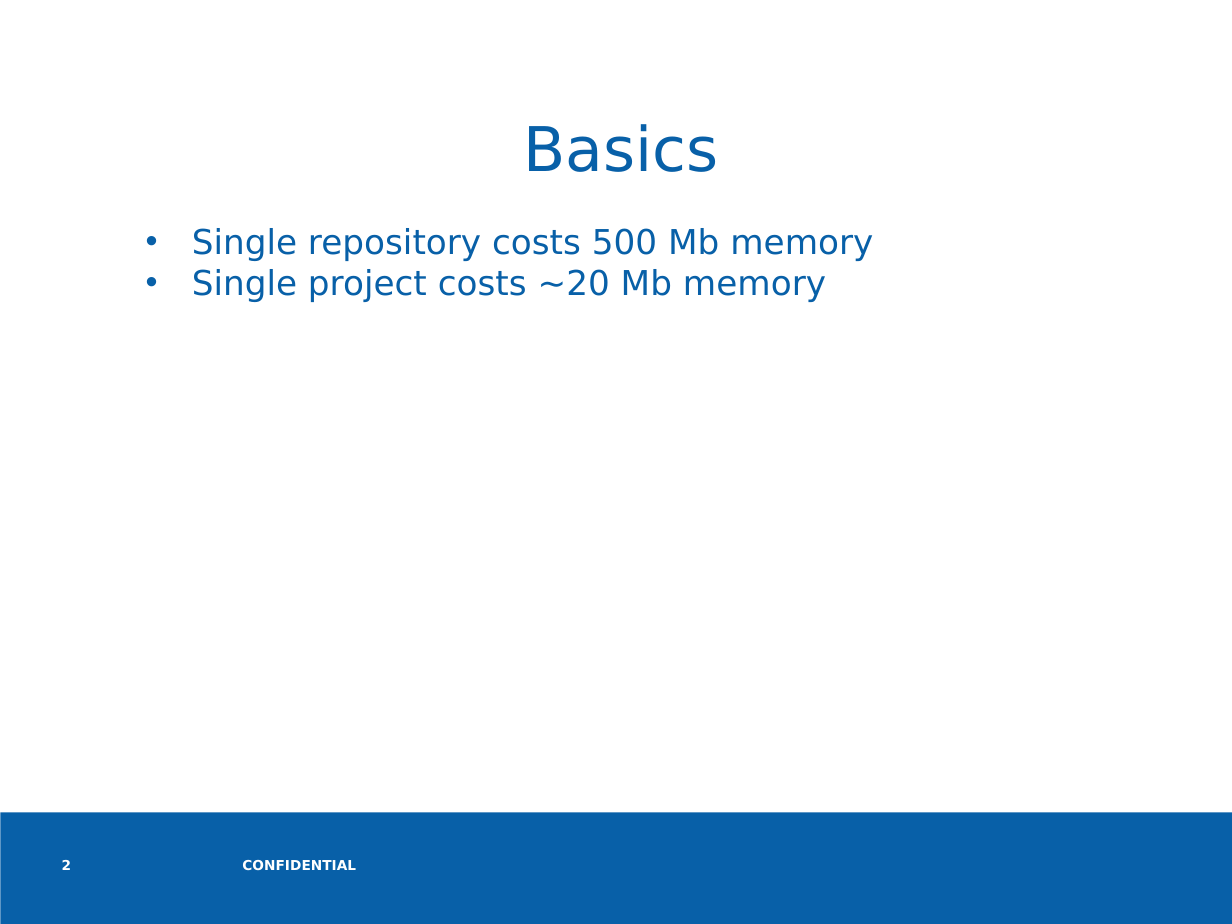
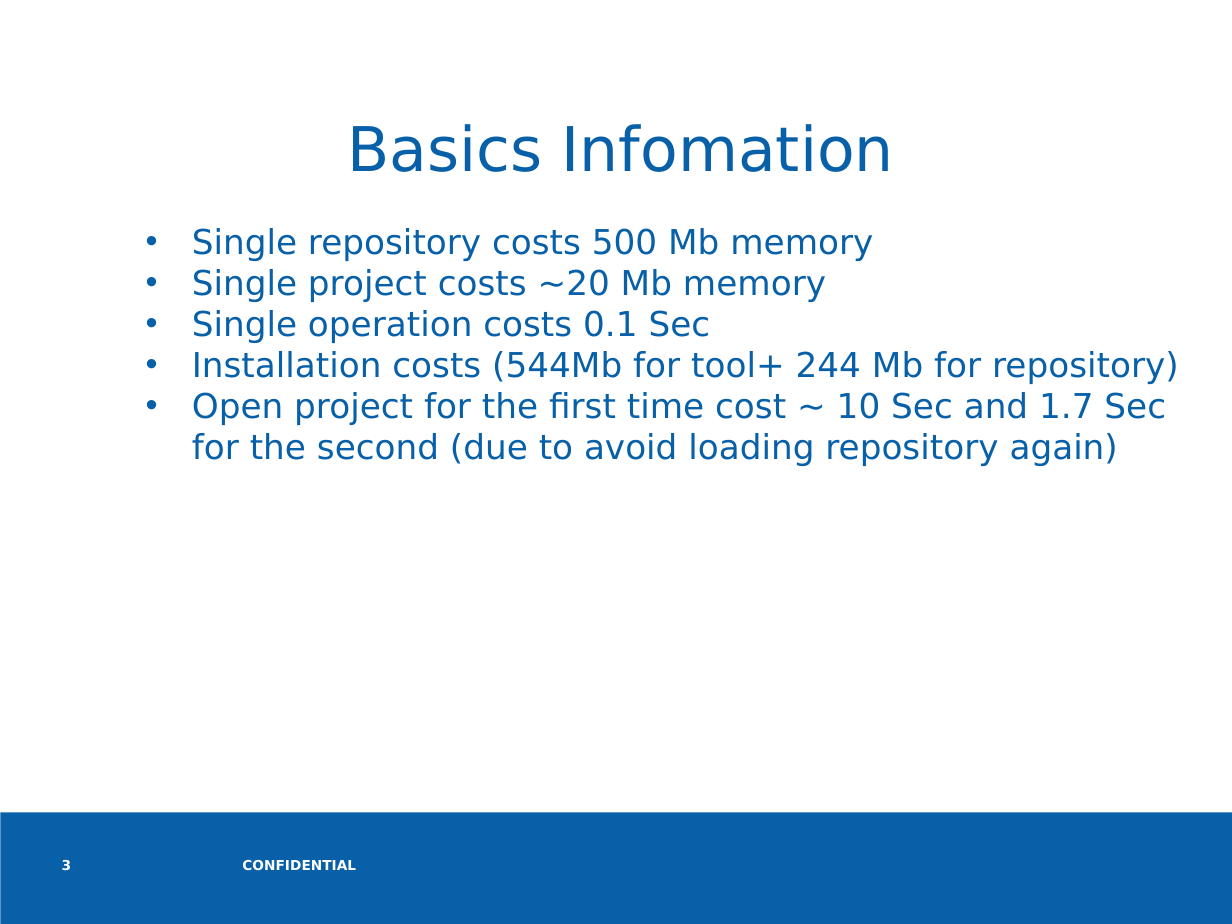
Before and after one commit to zhengyuxin/UBMS-Web, a slide deck: slide 3 of Docs/intel ppt template.ppt (slide 2 before the commit). Drawn at 1232x924 pixels with LibreOffice and Linux fonts; fonts in the diff are those of the drawing; background and template pictures are left out. Boxes give left, top, right and bottom in pixels: in the first picture for what was removed or moved away, otherwise in the second. Text is boxed around its words. In the diff, an @@ line names an element or a change of style, - is before the commit and + after.

```diff
--- a/Docs/intel ppt template.ppt
+++ b/Docs/intel ppt template.ppt
@@ text at box(347, 124, 894, 172): text changed @@
-Basics
+Basics Infomation
@@ text at box(192, 310, 1179, 466): paragraphs added @@
+• Single operation costs 0.1 Sec
+• Installation costs (544Mb for tool+ 244 Mb for repository)
+• Open project for the first time cost ~ 10 Sec and 1.7 Sec for the second (due to avoid loading repository again)
@@ page number at box(62, 860, 72, 871): text changed @@
-2
+3
```
Also in this commit, not shown: 4 other slides changed, 1 slide added, 16 other files.
